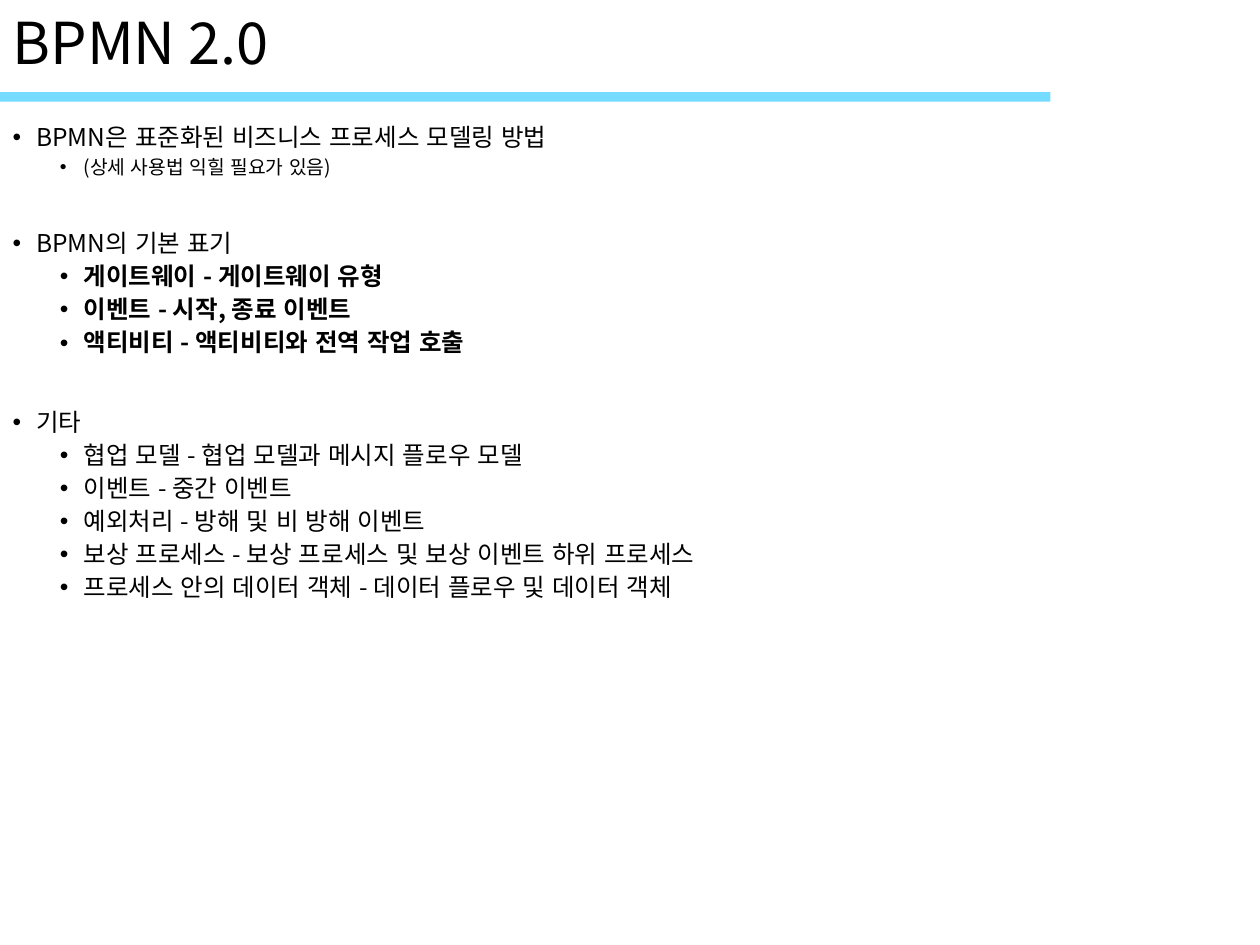
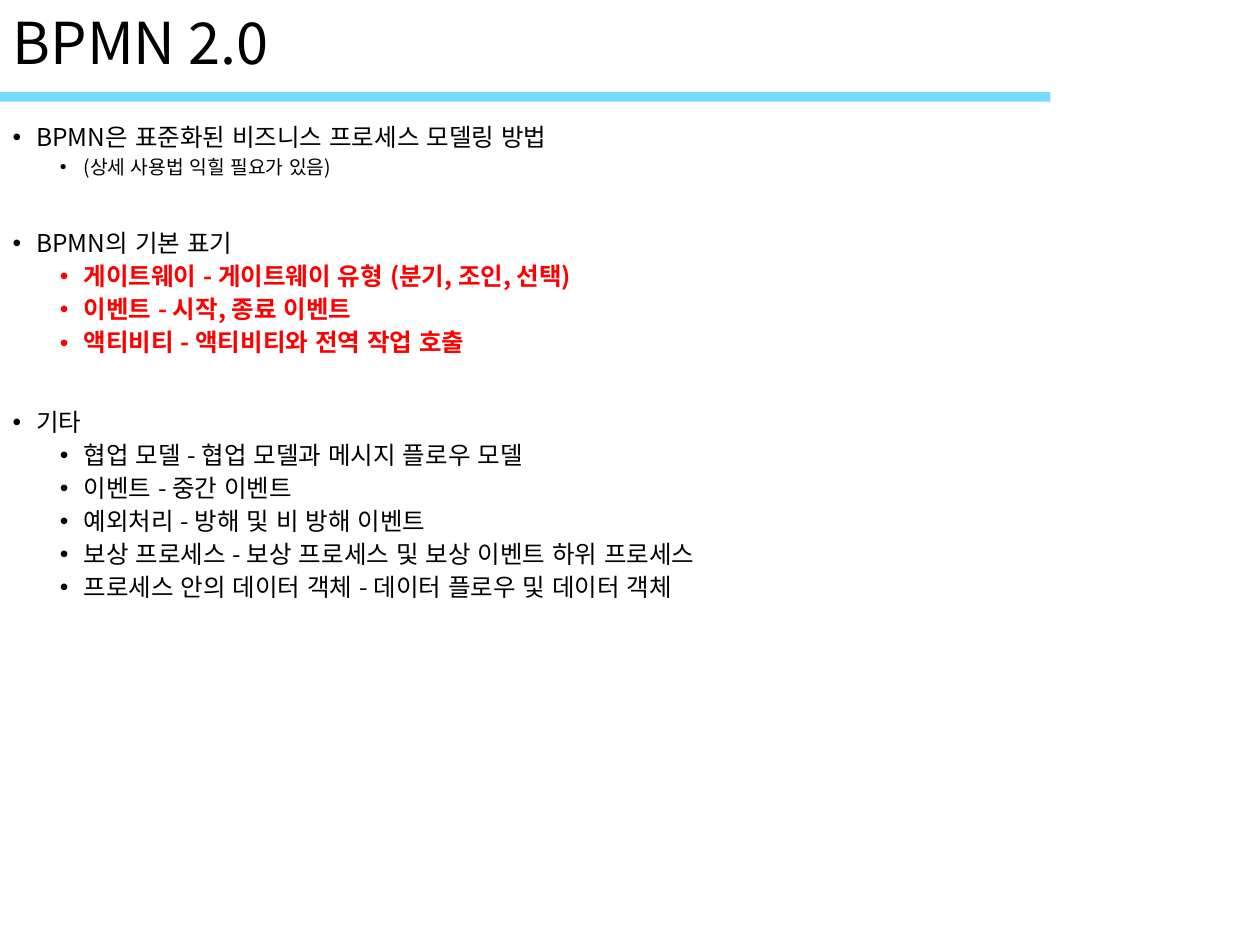
Before and after one commit to ImSeongMuk/study, a slide deck: slide 32 of UML/789_객체UML(프로세스).pptx. Drawn at 1260x945 pixels with LibreOffice and Linux fonts; fonts in the diff are those of the drawing; background and template pictures are left out. Boxes give left, top, right and bottom in pixels: in the first picture for what was removed or moved away, otherwise in the second. Text is boxed around its words. In the diff, an @@ line names an element or a change of style, - is before the commit and + after.

```diff
--- a/UML/789_객체UML(프로세스).pptx
+++ b/UML/789_객체UML(프로세스).pptx
@@ text at <box>83,264,571,290</box>: text changed; text colour #000000 to #FF0000 @@
-  • 게이트웨이 - 게이트웨이 유형
+  • 게이트웨이 - 게이트웨이 유형 (분기, 조인, 선택)
@@ text at <box>83,297,464,354</box>: text colour #000000 to #FF0000 in "이벤트 - 시작, 종료 이벤트", "액티비티 - 액티비티와 전역 작업 호출" @@
```
Also in this commit, not shown: 6 other slides changed, 4 other files.
